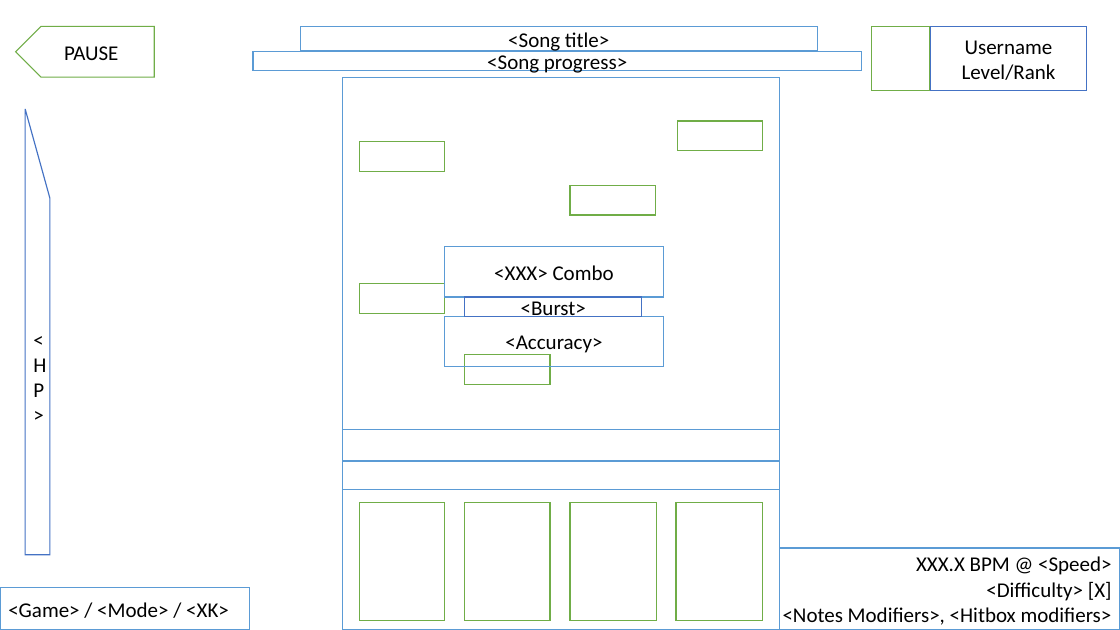
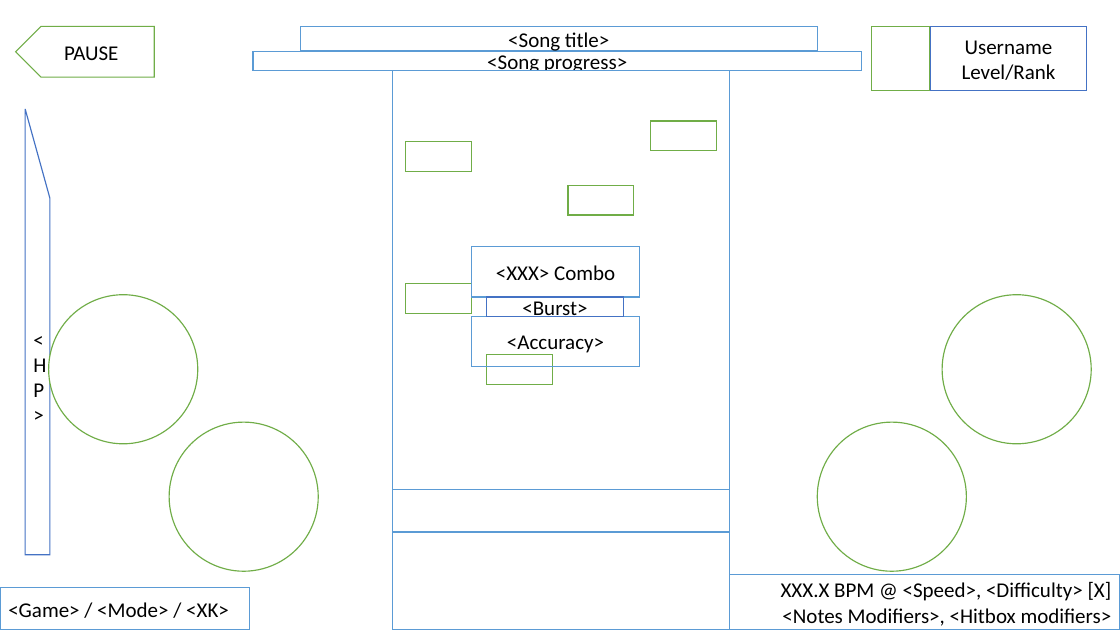
Before and after one commit to Ikeiwa/beats2, a slide deck: slide 10 of beats2/Docs/Beats2 - Design Spec.pptx (slide 14 before the commit). Drawn at 1120x630 pixels with LibreOffice and Linux fonts; fonts in the diff are those of the drawing. Boxes give left, top, right and bottom in pixels: in the first picture for what was removed or moved away, otherwise in the second. Text is boxed around its words. In the diff, an @@ line names an element or a change of style, - is before the commit and + after.

```diff
--- a/beats2/Docs/Beats2 - Design Spec.pptx
+++ b/beats2/Docs/Beats2 - Design Spec.pptx
@@ rectangle: place and size @@
-rectangle at <box>343,77,780,489</box>
+rectangle at <box>392,71,730,630</box>
@@ rectangle: place and size @@
-rectangle at <box>360,141,444,171</box>
+rectangle at <box>406,141,471,171</box>
@@ rectangle: place and size @@
-rectangle at <box>677,121,762,151</box>
+rectangle at <box>651,121,717,151</box>
@@ rectangle: place and size @@
-rectangle at <box>571,185,655,215</box>
+rectangle at <box>568,185,634,215</box>
@@ rectangle "<XXX> Combo": place and size @@
-rectangle "<XXX> Combo" at <box>445,246,664,297</box>
+rectangle "<XXX> Combo" at <box>471,246,640,297</box>
@@ ellipse added at <box>49,295,198,444</box>, fill #FFFFFF, outline #70AD47 1 pt @@
@@ rectangle: place and size @@
-rectangle at <box>360,283,444,313</box>
+rectangle at <box>406,283,471,313</box>
@@ rectangle "<Burst>": place and size @@
-rectangle "<Burst>" at <box>465,297,642,317</box>
+rectangle "<Burst>" at <box>486,297,623,317</box>
@@ ellipse added at <box>943,295,1092,444</box>, fill #FFFFFF, outline #70AD47 1 pt @@
@@ rectangle "<Accuracy>": place and size @@
-rectangle "<Accuracy>" at <box>445,316,664,366</box>
+rectangle "<Accuracy>" at <box>471,316,640,366</box>
@@ rectangle: place and size @@
-rectangle at <box>465,355,549,385</box>
+rectangle at <box>486,355,552,385</box>
@@ ellipse added at <box>169,423,318,572</box>, fill #FFFFFF, outline #70AD47 1 pt @@
@@ ellipse added at <box>818,423,967,572</box>, fill #FFFFFF, outline #70AD47 1 pt @@
@@ rectangle removed at <box>343,490,780,630</box> @@
@@ rectangle removed at <box>360,503,444,621</box> @@
@@ rectangle: place and size @@
-rectangle at <box>343,430,780,461</box>
+rectangle at <box>392,489,730,532</box>
@@ rectangle removed at <box>465,503,549,621</box> @@
@@ rectangle removed at <box>571,503,657,621</box> @@
@@ rectangle removed at <box>676,503,763,621</box> @@
@@ rectangle "XXX.X BPM @ <Speed>, <Difficulty> ...": place and size @@
-rectangle "XXX.X BPM @ <Speed>, <Difficulty> ..." at <box>603,548,1120,629</box>
+rectangle "XXX.X BPM @ <Speed>, <Difficulty> ..." at <box>706,575,1120,629</box>
@@ text in rectangle at <box>781,581,1112,626</box>: text changed @@
-XXX.X BPM @ <Speed>
-<Difficulty> [X]
-<Notes Modifiers>, <Hitbox modifiers>
+XXX.X BPM @ <Speed>, <Difficulty> [X]
+<Notes Modifiers>, <Hitbox modifiers>
```
Also in this commit, not shown: 17 other slides changed, 6 slides removed, 7 other files.
